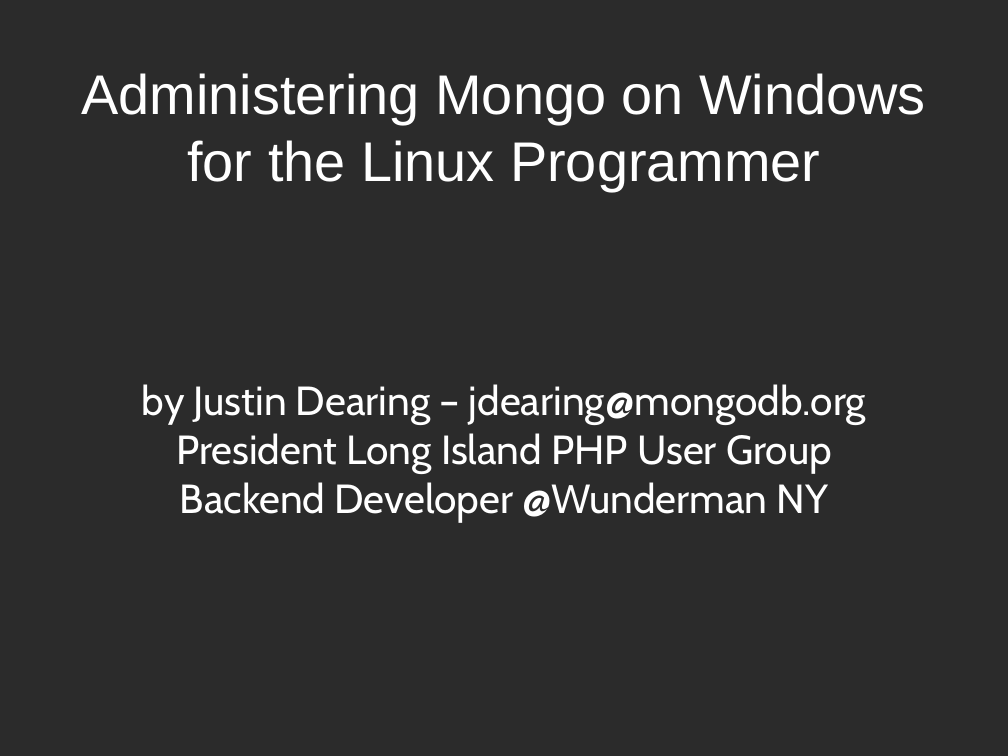
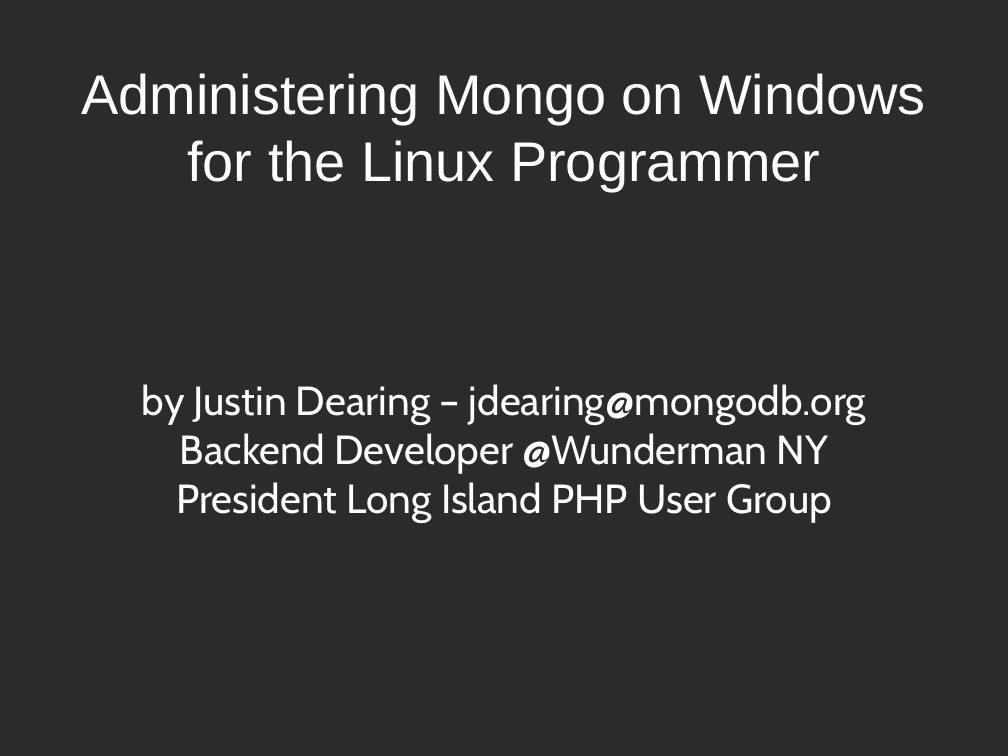
Before and after one commit to zippy1981/TalkMaterials, a slide deck: slide 1 of MongoMeetup/2010-July/Mongo Windows Administration for the Unix Programmer.odp. Drawn at 1008x756 pixels with LibreOffice and Linux fonts; fonts in the diff are those of the drawing; background and template pictures are left out; a plain dark background stands for a picture behind light text. Boxes give left, top, right and bottom in pixels: in the first picture for what was removed or moved away, otherwise in the second. Text is boxed around its words. In the diff, an @@ line names an element or a change of style, - is before the commit and + after.

```diff
--- a/MongoMeetup/2010-July/Mongo Windows Administration for the Unix Programmer.odp
+++ b/MongoMeetup/2010-July/Mongo Windows Administration for the Unix Programmer.odp
@@ subtitle at [180,433,829,473]: paragraph added @@
+Backend Developer @Wunderman NY
@@ subtitle at [180,482,829,522]: paragraph removed @@
-Backend Developer @Wunderman NY
```
Also in this commit, not shown: 1 other slide changed, 1 slide added, 2 slides removed.
